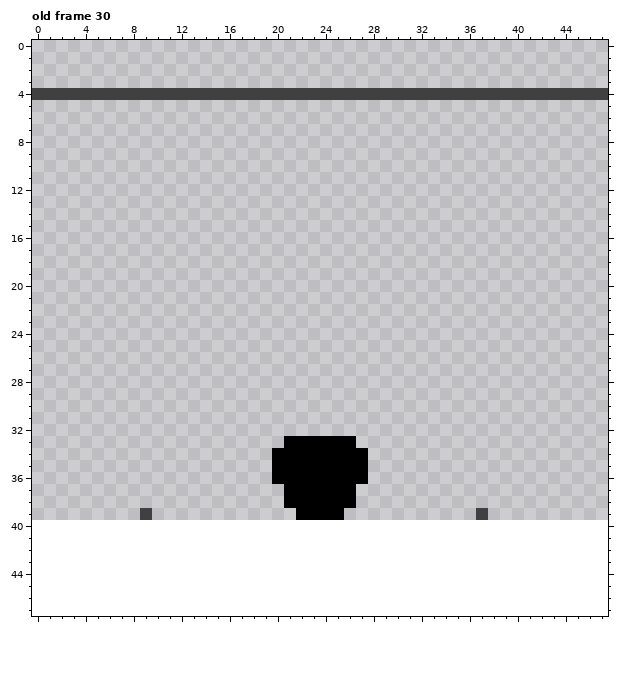
Pixel-art file -- Source/Ririgitriz.ase. The picture above was drawn from the file before the commit.
48x48 pixels, 51 frames. Shown: old frame 30. The commit also changed other frames, which this record leaves out.
New version:
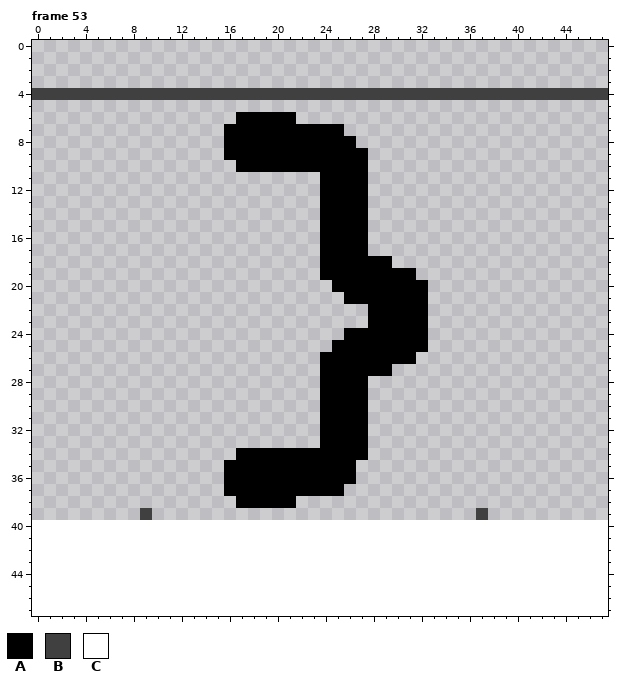
Palette (. is transparent): A #000000  B #404040  C #ffffff
A new or re-ordered frame is compared with the old frame closest to it.
Difference:
frames 51 -> 68
Frame 53 is new; against old frame 30, layer "Sprite Sheet":
There is now colour A in row 6 at x 17 to 21; in row 7 at x 16 to 25; in row 8 at x 16 to 26; in row 9 at x 16 to 27; in row 10 at x 17 to 27; in rows 11 to 17 at x 24 to 27.
There is now colour A in row 18 at x 24 to 29; in row 19 at x 24 to 31; in row 20 at x 25 to 32; in row 21 at x 26 to 32; in rows 22 to 23 at x 28 to 32; in row 24 at x 26 to 32.
There is now colour A in row 25 at x 25 to 32; in row 26 at x 24 to 31; in row 27 at x 24 to 29; in rows 28 to 32 at x 24 to 27; in row 33 at x 27; in row 34 at x 17 to 19.
There is now colour A in rows 35 to 36 at x 16 to 19; in row 37 at x 16 to 20; in row 38 at x 17 to 20.
The author cleared colour A in row 33 at x 21 to 23; in rows 35 to 36 at x 27; in row 37 at x 26; in row 38 at x 22 to 26; in row 39 at x 22 to 25.
Where, in picture pixels (left, top, right, bottom), the same in both pictures:
changed: (224, 112, 428, 520)
